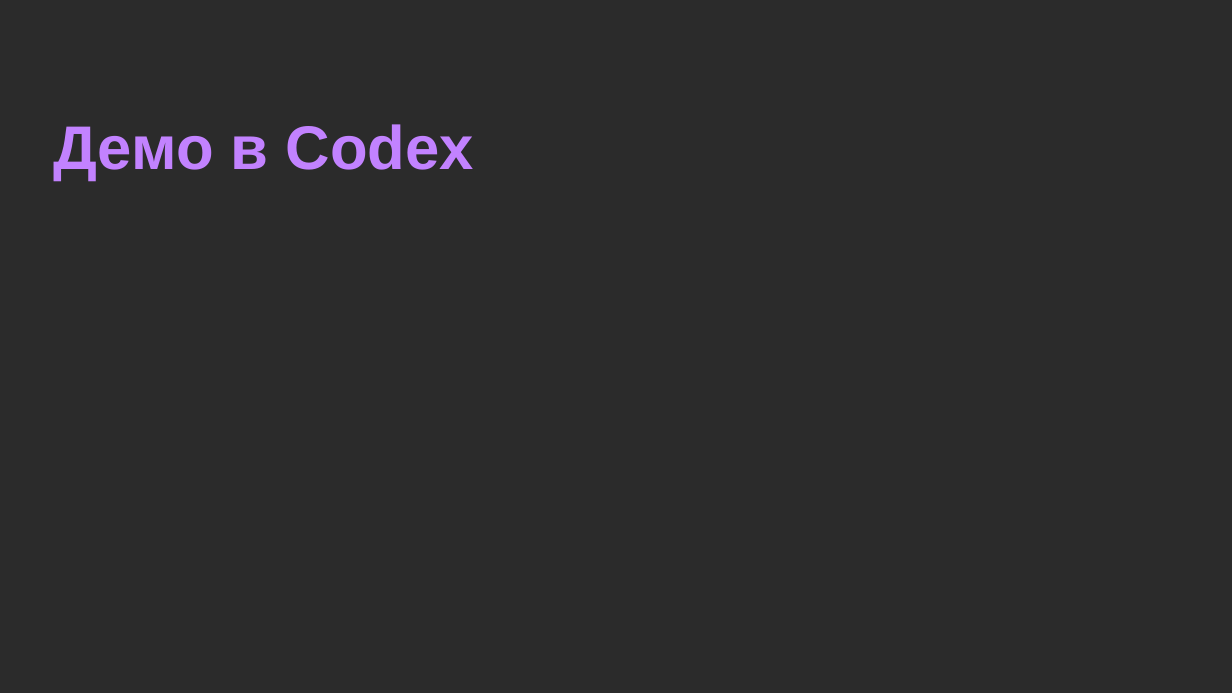
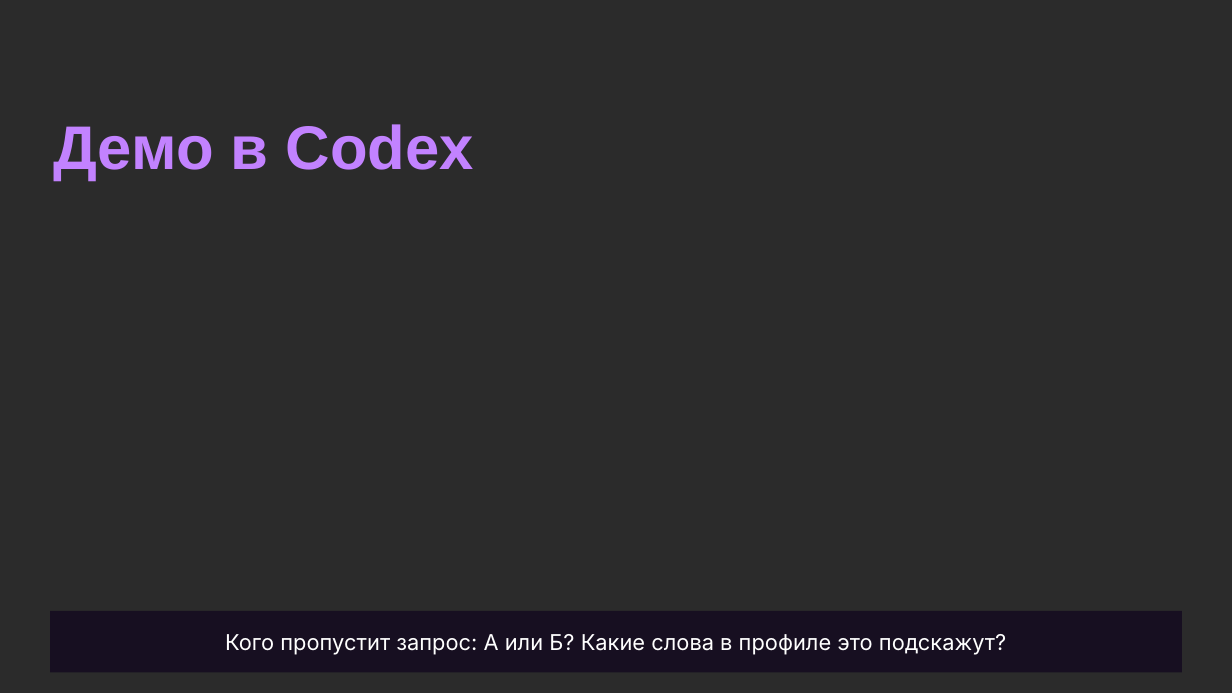
Before and after one commit to Da6ka/ta-meetup-ai-sourcing-2026-11-19, a slide deck: slide 17 of materials/spb-it-recruiter-meetup.pptx. Drawn at 1232x693 pixels with LibreOffice and Linux fonts; fonts in the diff are those of the drawing; background and template pictures are left out; a plain dark background stands for a picture behind light text. Boxes give left, top, right and bottom in pixels: in the first picture for what was removed or moved away, otherwise in the second. Text is boxed around its words. In the diff, an @@ line names an element or a change of style, - is before the commit and + after.

```diff
--- a/materials/spb-it-recruiter-meetup.pptx
+++ b/materials/spb-it-recruiter-meetup.pptx
@@ rectangle added at <box>50,611,1182,673</box>, fill #170F21, 17 pt, text #FFFFFF @@
+Кого пропустит запрос: А или Б? Какие слова в профиле это подскажут?
```
Also in this commit, not shown: 2 other slides changed, 1 other file.
